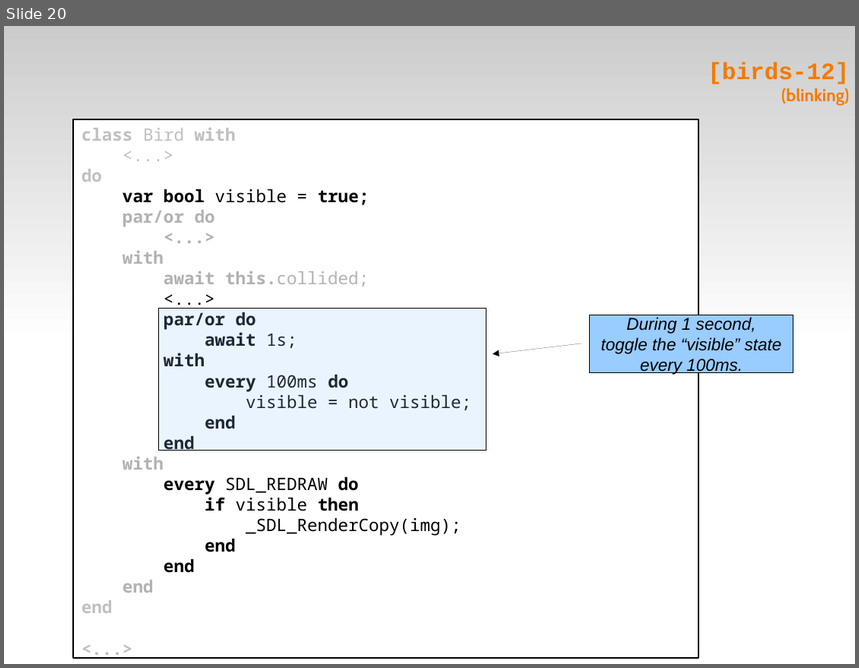
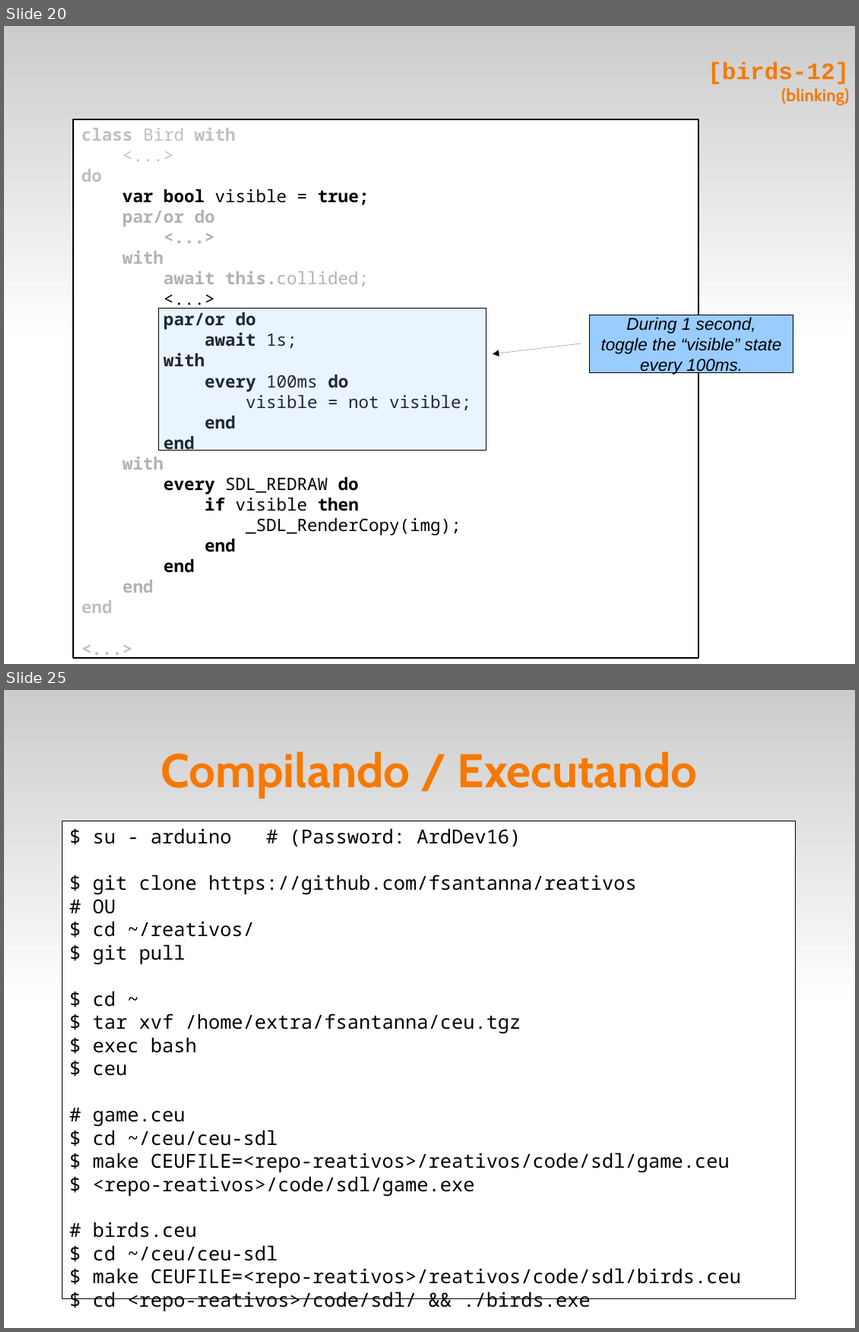
Before and after one commit to fsantanna-uerj/reativos, a slide deck: slides/07_ceu.odp. Shown one above the other, each under a label of ours: slide 20 before the commit, slides 20 and 25 after it; the slides between them are not shown. The pictures are 859x668 and 859x1332 pixels, drawn with LibreOffice and Linux fonts; fonts in the diff are those of the drawing. Boxes give left, top, right and bottom in pixels: in the first picture for what was removed or moved away, otherwise in the second. Text is boxed around its words. In the diff, an @@ line names an element or a change of style, - is before the commit and + after.

```diff
--- a/slides/07_ceu.odp
+++ b/slides/07_ceu.odp
@@ slide 25 added at [4,690,855,1328], background #FFFFFF; not listed: 1 template element that a slide beside it also shows @@
@@ title added at [161,752,698,798], 44 pt, text #F57900, bold @@
+Compilando / Executando
@@ rectangle added at [62,821,796,1300], fill #FFFFFF, outline #000000 0 pt, 18 pt, text #000000 @@
+$ su - arduino # (Password: ArdDev16)
+$ git clone https://github.com/fsantanna/reativos
+# OU
+$ cd ~/reativos/
+$ git pull
+$ cd ~
+$ tar xvf /home/extra/fsantanna/ceu.tgz
+$ exec bash
+$ ceu
+# game.ceu
+$ cd ~/ceu/ceu-sdl
+$ make CEUFILE=<repo-reativos>/reativos/code/sdl/game.ceu
+$ <repo-reativos>/code/sdl/game.exe
+# birds.ceu
+$ cd ~/ceu/ceu-sdl
+$ make CEUFILE=<repo-reativos>/reativos/code/sdl/birds.ceu
+$ cd <repo-reativos>/code/sdl/ && ./birds.exe
```
Also in this commit, not shown: 4 slides changed, 2 other slides added, 4 other files.
